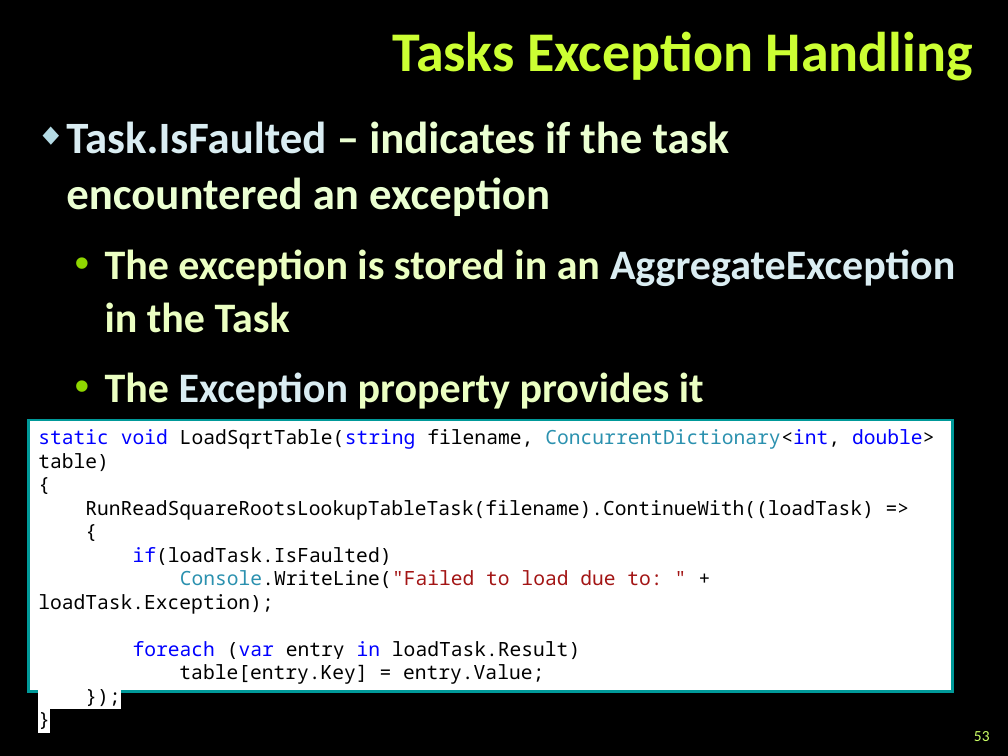
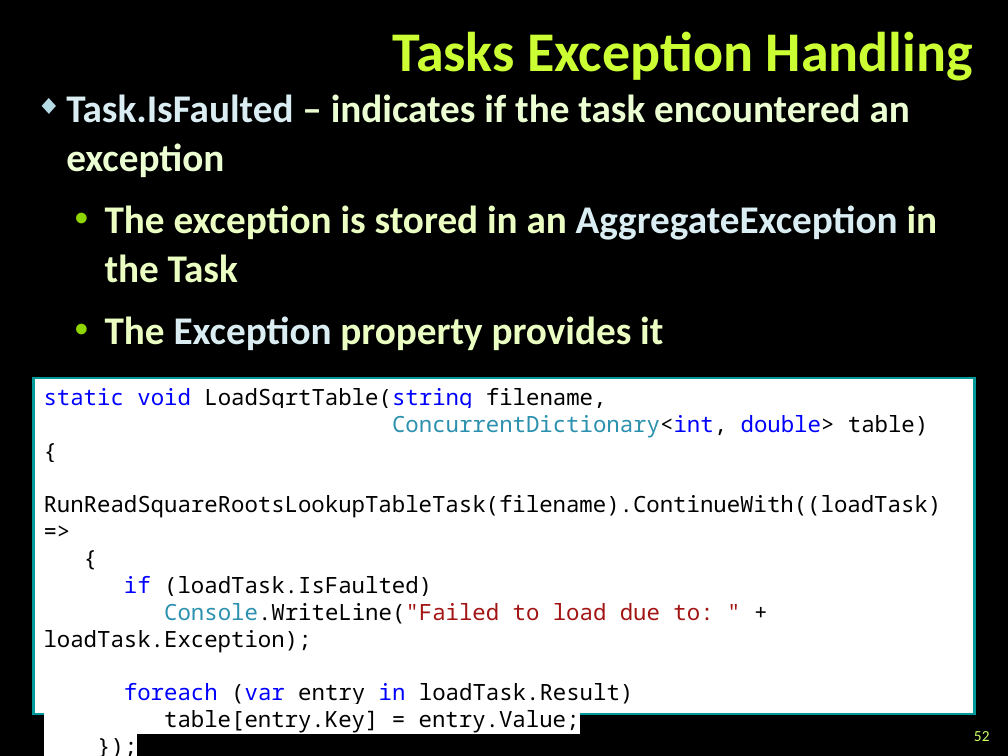
Before and after one commit to TelerikAcademy/Windows-Applications, a slide deck: slide 52 of 14. Asynchronous-Programming-in-CSharp/Asynchronous Programming in CSharp.pptx (slide 53 before the commit). Drawn at 1008x756 pixels with LibreOffice and Linux fonts; fonts in the diff are those of the drawing; background and template pictures are left out. Boxes give left, top, right and bottom in pixels: in the first picture for what was removed or moved away, otherwise in the second. Text is boxed around its words. In the diff, an @@ line names an element or a change of style, - is before the commit and + after.

```diff
--- a/14. Asynchronous-Programming-in-CSharp/Asynchronous Programming in CSharp.pptx
+++ b/14. Asynchronous-Programming-in-CSharp/Asynchronous Programming in CSharp.pptx
@@ text "Task.IsFaulted – indicates if the ...": place and size @@
-text "Task.IsFaulted – indicates if the ..." at box(66, 121, 955, 409)
+text "Task.IsFaulted – indicates if the ..." at box(66, 94, 938, 350)
@@ text "Task.IsFaulted – indicates if the ..." at box(66, 94, 938, 350): size 32 to 28 pt in "Task.IsFaulted – indicates if the task encountered ..."; size 30 to 28 pt in "The exception is stored in an AggregateException ...", "The Exception property provides it"; less space between paragraphs @@
@@ rectangle "static void LoadSqrtTable(string filename,": place and size @@
-rectangle "static void LoadSqrtTable(string filename," at box(28, 420, 953, 691)
+rectangle "static void LoadSqrtTable(string filename," at box(33, 378, 974, 714)
@@ text in rectangle at box(44, 388, 928, 437): text changed; size 14 to 16 pt @@
-static void LoadSqrtTable(string filename, ConcurrentDictionary<int, double> table)
+static void LoadSqrtTable(string filename,
+ConcurrentDictionary<int, double> table)
@@ text in rectangle at box(44, 495, 942, 733): size 14 to 16 pt in "{", "RunReadSquareRootsLookupTableTask(filename).ContinueWith((lo ...", "{", "Console.WriteLine("Failed to load due to: " + ..." and 4 more places @@
@@ text in rectangle at box(124, 576, 432, 596): text changed; size 14 to 16 pt @@
-if(loadTask.IsFaulted)
+if (loadTask.IsFaulted)
@@ page number at box(974, 731, 990, 741): text changed @@
-53
+52
```
Also in this commit, not shown: 34 other slides changed, 3 slides removed, 35 other files.
